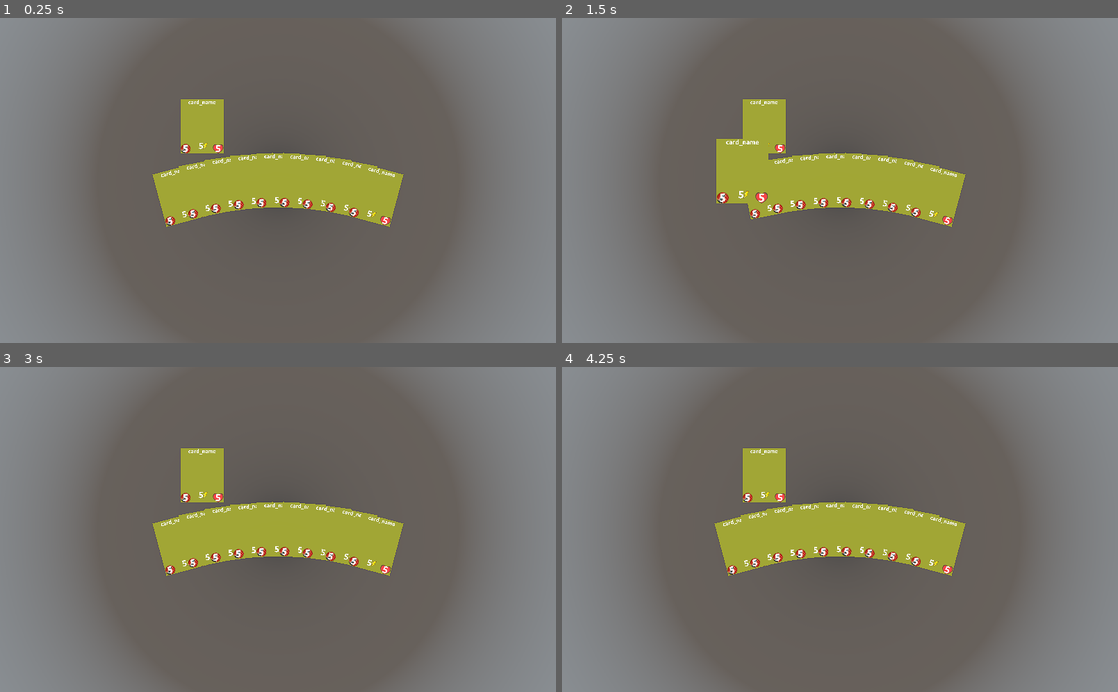
Above: before the commit, frames 1-4 (two rows, left to right).
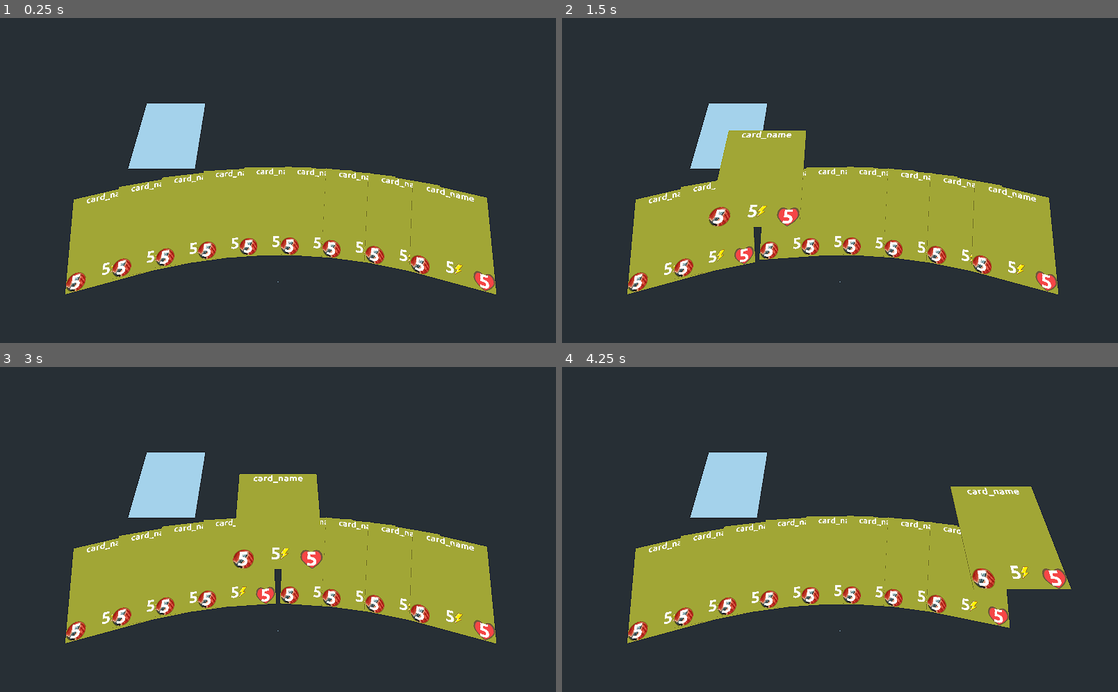
Above: after the commit, the same moments.

Repository: tpgame-spbstu/Tabletop-roguelike
Game: Godot game, scene res://Modification/hand_test.tscn
Two runs of this game, one before a commit and one after it. Both use one fixed random seed, a clock stepped at 60 frames per second and the inputs below. This scene is started directly instead of the project's main scene.
Inputs (mouse positions are in pixels of both pictures, inside the frame that each line leads up to):
- Up to frame 1 (0.25 s): no input
- Up to frame 2 (1.5 s): tap Enter at 0.5 s; move the mouse to (962, 164) at 0.52 s; hold Right 0.53-1.28 s; click (962, 164) at 0.67 s; tap Space at 1.25 s; move the mouse to (728, 196) at 1.27 s; hold Down from 1.28 s (still down)
- Up to frame 3 (3 s): tap Enter at 2 s; move the mouse to (333, 458) at 2.02 s; release Down at 2.03 s; hold Right 2.03-2.78 s; tap Space at 2.75 s; move the mouse to (250, 594) at 2.77 s; hold Up from 2.78 s (still down); click (250, 594) at 2.92 s
- Up to frame 4 (4.25 s): tap Enter at 3.5 s; move the mouse to (1006, 578) at 3.52 s; release Up at 3.53 s; hold Left from 3.53 s (still down)

The runs differ from the first frame. In frame 1, 95% of the frame differs, in the area x 0-100%, y 0-100%; in frame 2, 94%; in frame 3, 94%; in frame 4, 95%.

Commit message:
Добавил сцену тестов добавления \ удаления карт из руки #97

Diff:
--- a/Modification/hand_test.gd
+++ b/Modification/hand_test.gd
@@ -1,15 +1,18 @@
 extends Spatial
 
-onready var card_inst = load("res://Modification/card_3d.tscn")
+onready var card_inst = load("res://cart_test.tscn")
 onready var hand = load("res://Modification/hand.tscn")
 
 
 func _ready():
+	var h = hand.instance()
+	add_child(h)
+
 	var c = card_inst.instance()
 	c.translate(Vector3(-7, 0, -5))
-	c.set_orig_trans(c.get_transform())
 	add_child(c)
-	var h = hand.instance()
-	add_child(h)
-	c.connect("doubleclick", h, "add_card")
+	# one can replace these with direct func calls
+	c.connect("left", h, "add_card")
+	c.connect("right", h, "remove_card")
+
 	$Camera.make_current()
--- a/Modification/hand_test.tscn
+++ b/Modification/hand_test.tscn
@@ -6,8 +6,8 @@
 script = ExtResource( 3 )
 
 [node name="Camera" type="Camera" parent="."]
-transform = Transform( 1, 0, 0, 0, -4.37114e-08, 1, 0, -1, -4.37114e-08, 0, 5, 0 )
-visible = false
-projection = 1
+transform = Transform( 1, 0, 0, 0, 0.400285, 0.916391, 0, -0.916391, 0.400285, 0, 12.5099, 3.731 )
 current = true
-size = 30.0
+size = 15.0
+near = 0.03
+far = 251.8
